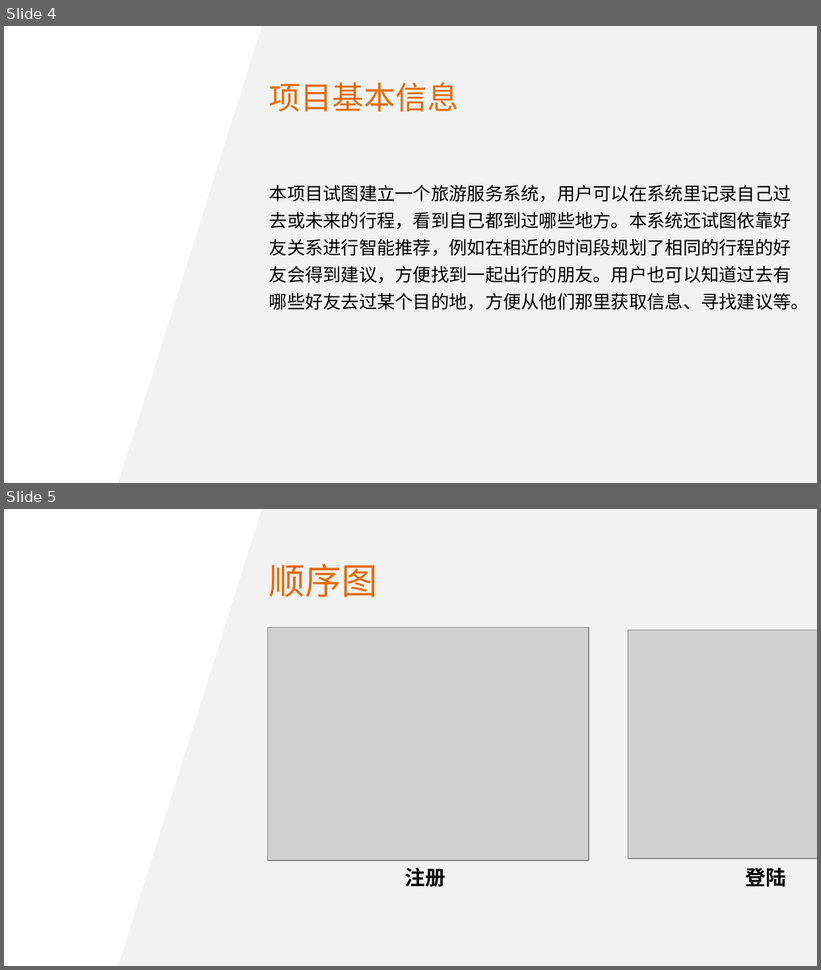
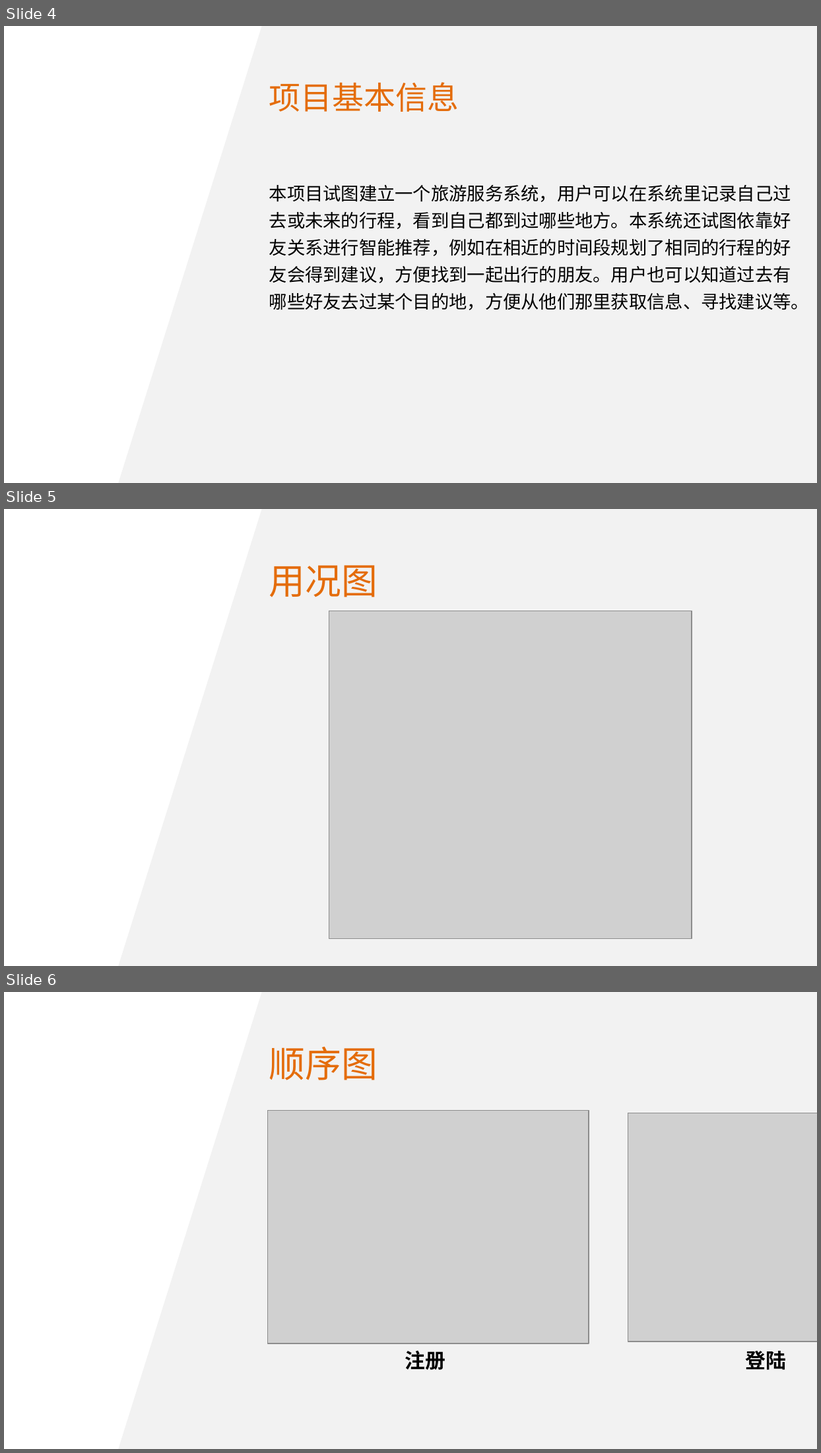
Before and after one commit to skyetim/travel_planning_website, a slide deck: doc/第二阶段课堂展示/第二阶段课堂展示.pptx. Shown one above the other, each under a label of ours: slides 4 and 5 before the commit, slides 4, 5 and 6 after it. The pictures are 821x970 and 821x1453 pixels, drawn with LibreOffice and Linux fonts; fonts in the diff are those of the drawing; grey boxes stand for pictures; background and template pictures are left out. Boxes give left, top, right and bottom in pixels: in the first picture for what was removed or moved away, otherwise in the second. Text is boxed around its words. In the diff, an @@ line names an element or a change of style, - is before the commit and + after.

```diff
--- a/doc/第二阶段课堂展示/第二阶段课堂展示.pptx
+++ b/doc/第二阶段课堂展示/第二阶段课堂展示.pptx
@@ slide 5 added at <box>4,509,817,966</box>, background picture (left out); not listed: 1 template element that a slide beside it also shows @@
@@ title added at <box>269,565,378,597</box>, 32 pt, text #E46C0A @@
+用况图
@@ picture added at <box>329,611,692,939</box> @@
@@ what was slide 5 is now slide 6 @@
```
Also in this commit, not shown: 2 other files.
